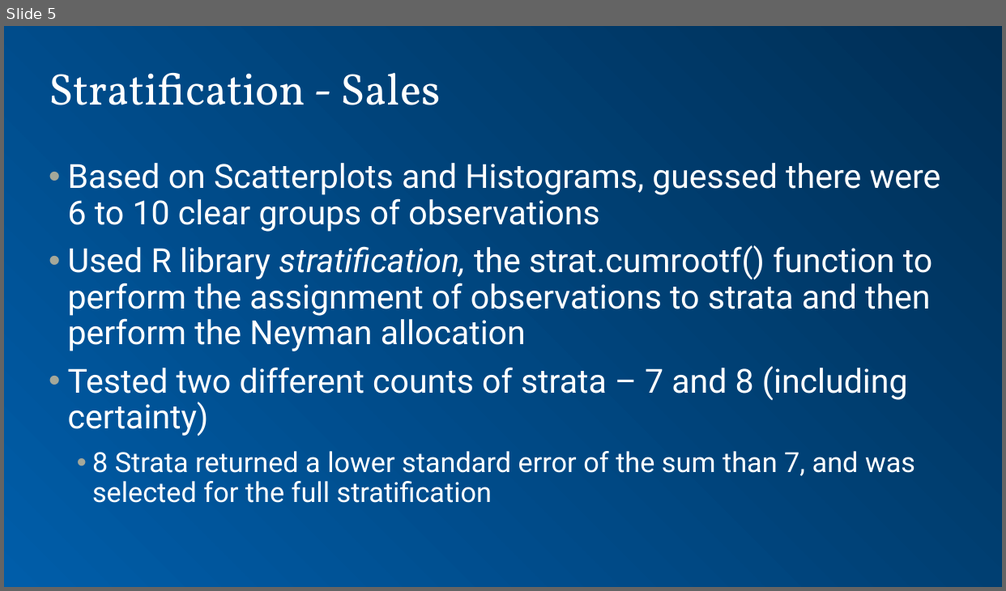
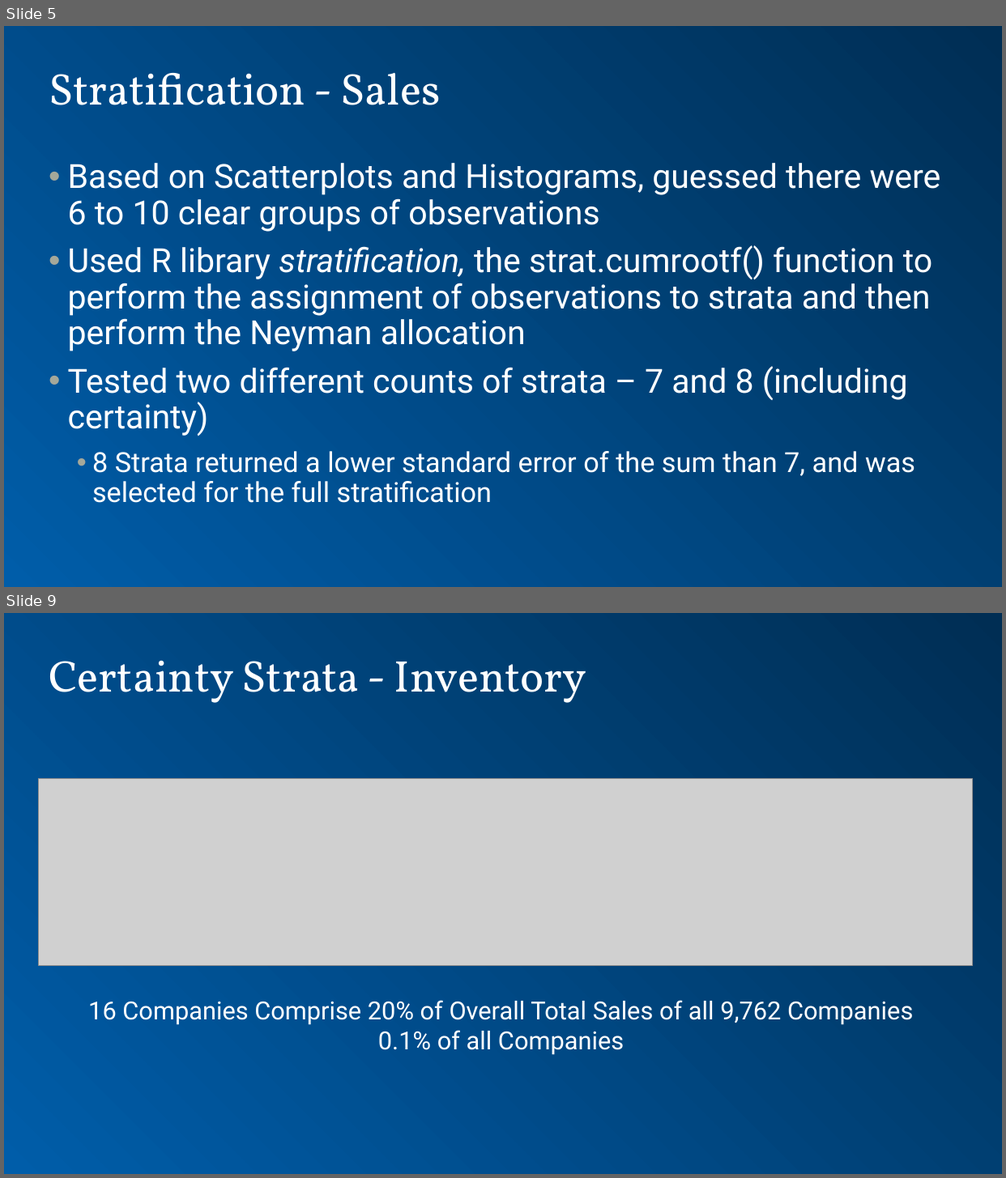
Before and after one commit to dpmurraygt/MSDS6370Project, a slide deck: presentation - Sales.pptx. Shown one above the other, each under a label of ours: slide 5 before the commit, slides 5 and 9 after it; the slides between them are not shown. The pictures are 1006x591 and 1006x1178 pixels, drawn with LibreOffice and Linux fonts; fonts in the diff are those of the drawing; grey boxes stand for pictures; background and template pictures are left out. Boxes give left, top, right and bottom in pixels: in the first picture for what was removed or moved away, otherwise in the second. Text is boxed around its words. In the diff, an @@ line names an element or a change of style, - is before the commit and + after.

```diff
--- a/presentation - Sales.pptx
+++ b/presentation - Sales.pptx
@@ slide 9 added at (4, 613, 1002, 1174), background gradient #002F54 to #005DA9 @@
@@ title added at (49, 660, 586, 703), 32 pt, text #FFFFFF @@
+Certainty Strata - Inventory
@@ picture added at (39, 779, 973, 965) @@
@@ text added at (88, 1000, 913, 1055), 18 pt, text #FFFFFF @@
+16 Companies Comprise 20% of Overall Total Sales of all 9,762 Companies
+0.1% of all Companies
```
Also in this commit, not shown: 1 slide changed, 6 other slides added.
